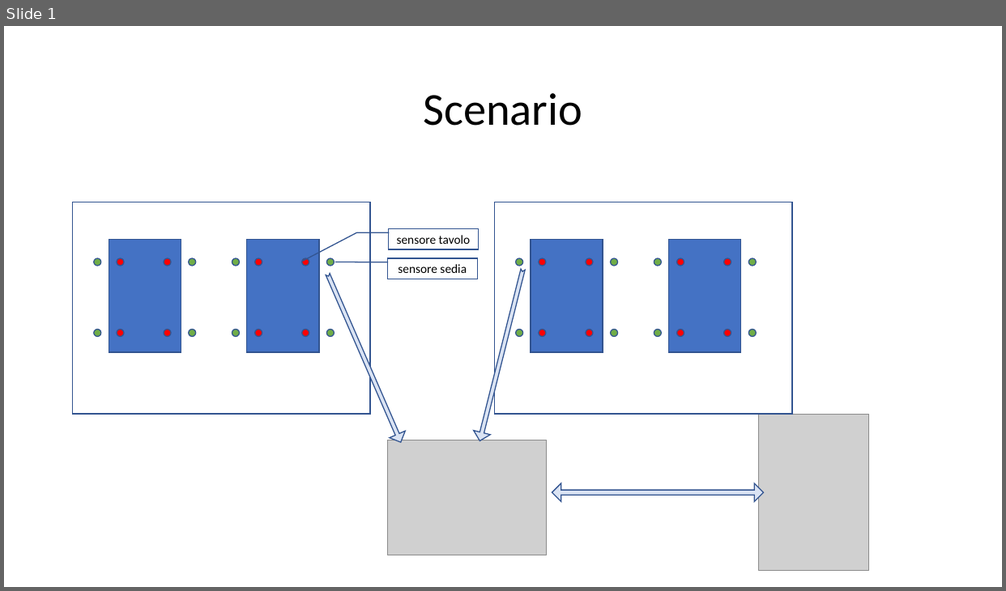
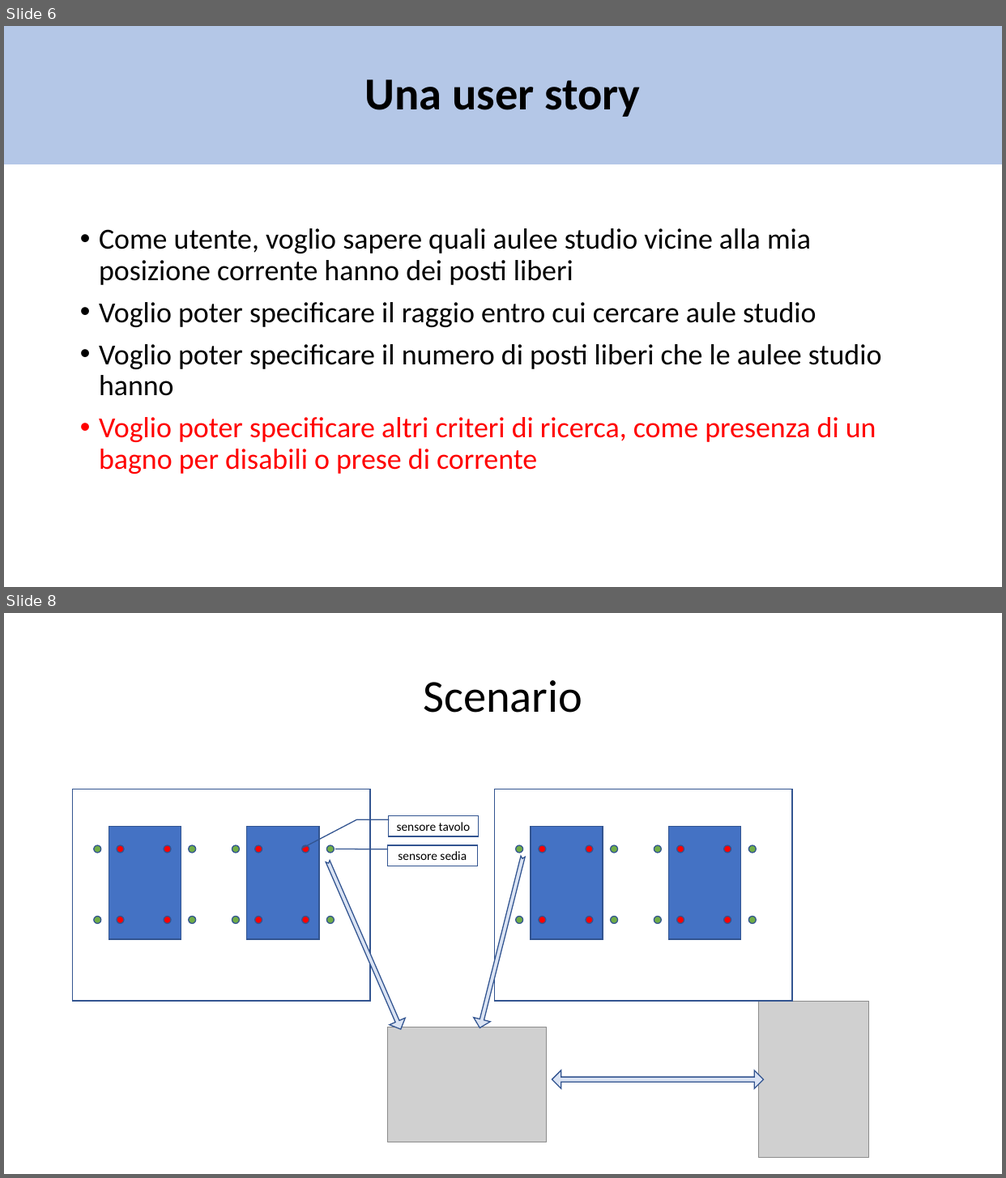
Before and after one commit to matte21/CalcM, a slide deck: ontologia.pptx. Shown one above the other, each under a label of ours: slide 1 before the commit, slides 6 and 8 after it; the slides between them are not shown. The pictures are 1006x591 and 1006x1178 pixels, drawn with LibreOffice and Linux fonts; fonts in the diff are those of the drawing; grey boxes stand for pictures. Boxes give left, top, right and bottom in pixels: in the first picture for what was removed or moved away, otherwise in the second. Text is boxed around its words. In the diff, an @@ line names an element or a change of style, - is before the commit and + after.

```diff
--- a/ontologia.pptx
+++ b/ontologia.pptx
@@ slide 6 added at (x1=4, y1=26, x2=1002, y2=587), background #FFFFFF @@
@@ title added at (x1=4, y1=26, x2=1002, y2=165), fill #B4C7E7, 44 pt, text #000000, bold @@
+Una user story
@@ text added at (x1=99, y1=228, x2=882, y2=474), 28 pt, text #000000 @@
+• Come utente, voglio sapere quali aulee studio vicine alla mia posizione corrente hanno dei posti liberi
+• Voglio poter specificare il raggio entro cui cercare aule studio
+• Voglio poter specificare il numero di posti liberi che le aulee studio hanno
+• Voglio poter specificare altri criteri di ricerca, come presenza di un bagno per disabili o prese di corrente
@@ what was slide 1 is now slide 8 @@
```
Also in this commit, not shown: 1 slide changed, 6 other slides added, 1 other file.
